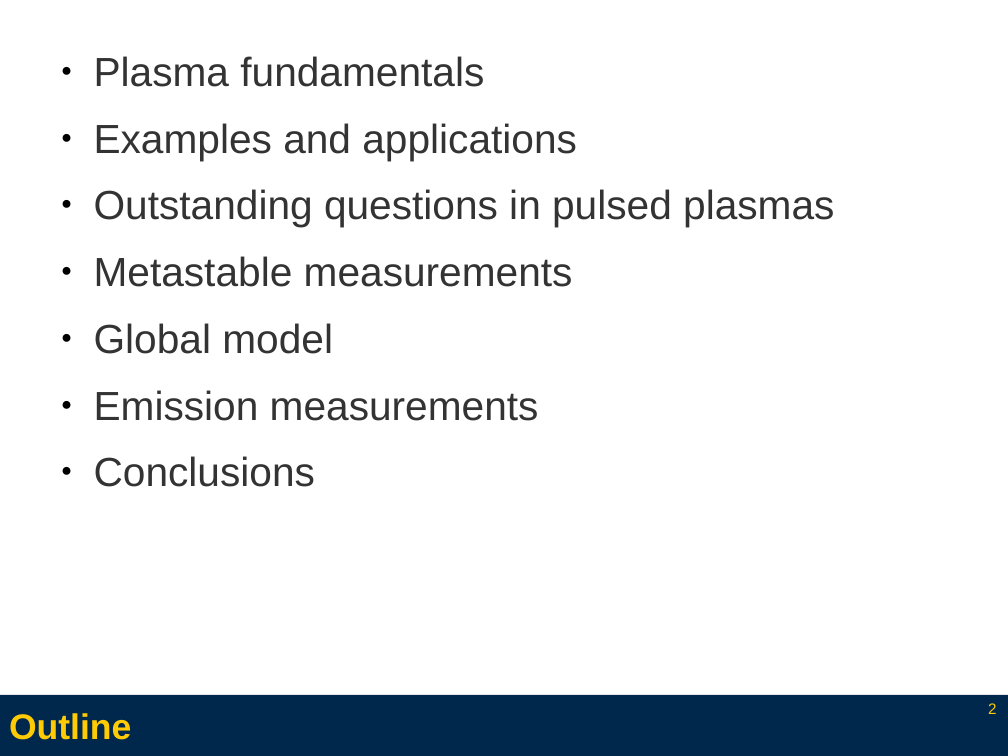
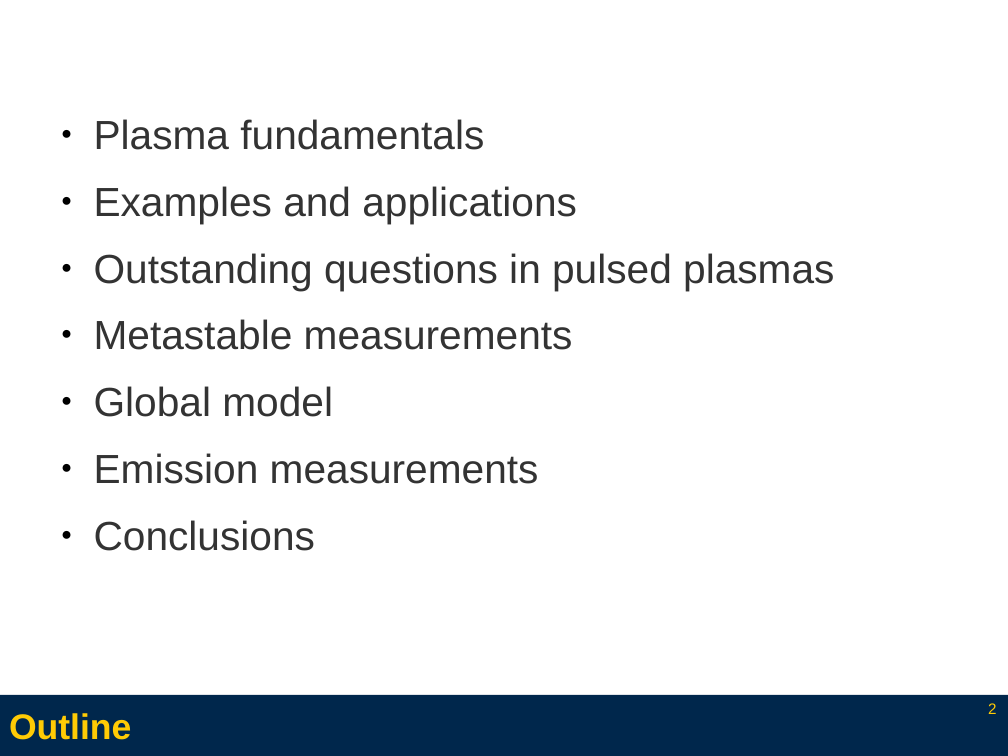
Before and after one commit to l3enny/dissertation, a slide deck: slide 2 of defense/presentation_annotated.odp. Drawn at 1008x756 pixels with LibreOffice and Linux fonts; fonts in the diff are those of the drawing. Boxes give left, top, right and bottom in pixels: in the first picture for what was removed or moved away, otherwise in the second. Text is boxed around its words. In the diff, an @@ line names an element or a change of style, - is before the commit and + after.

```diff
--- a/defense/presentation_annotated.odp
+++ b/defense/presentation_annotated.odp
@@ text "Plasma fundamentals" at [94,119,834,551]: vertical alignment top to middle @@
```
Also in this commit, not shown: 2 other slides changed, 6 slides added, 6 slides removed.
